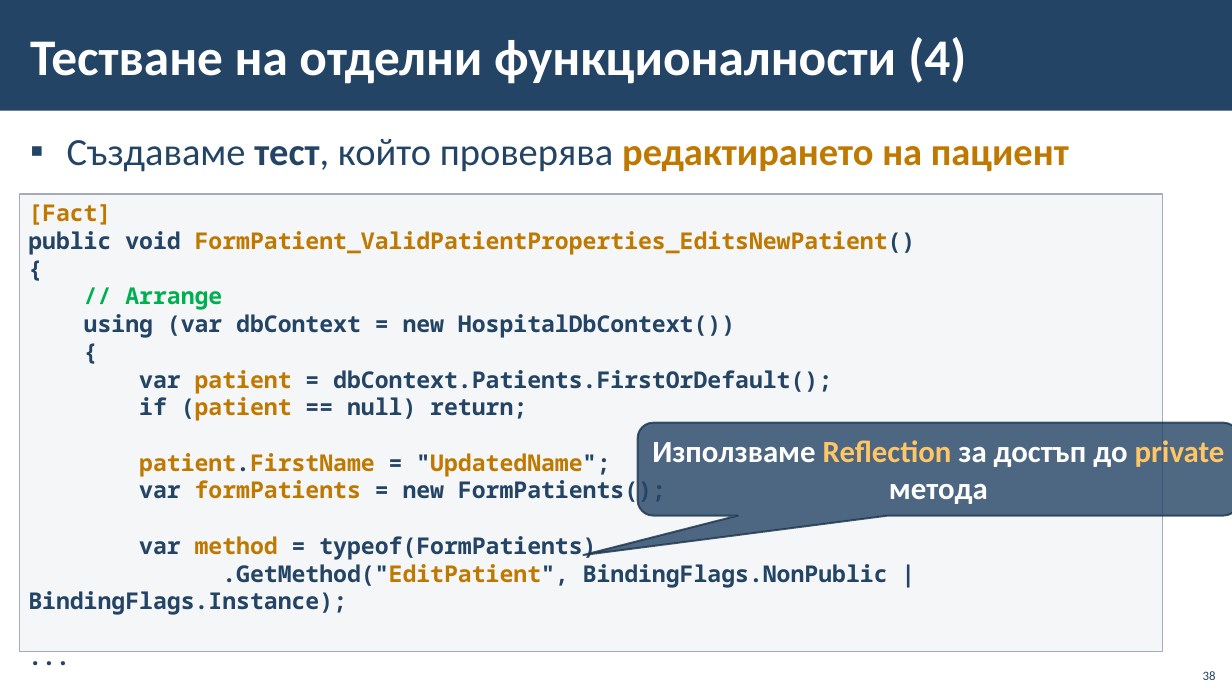
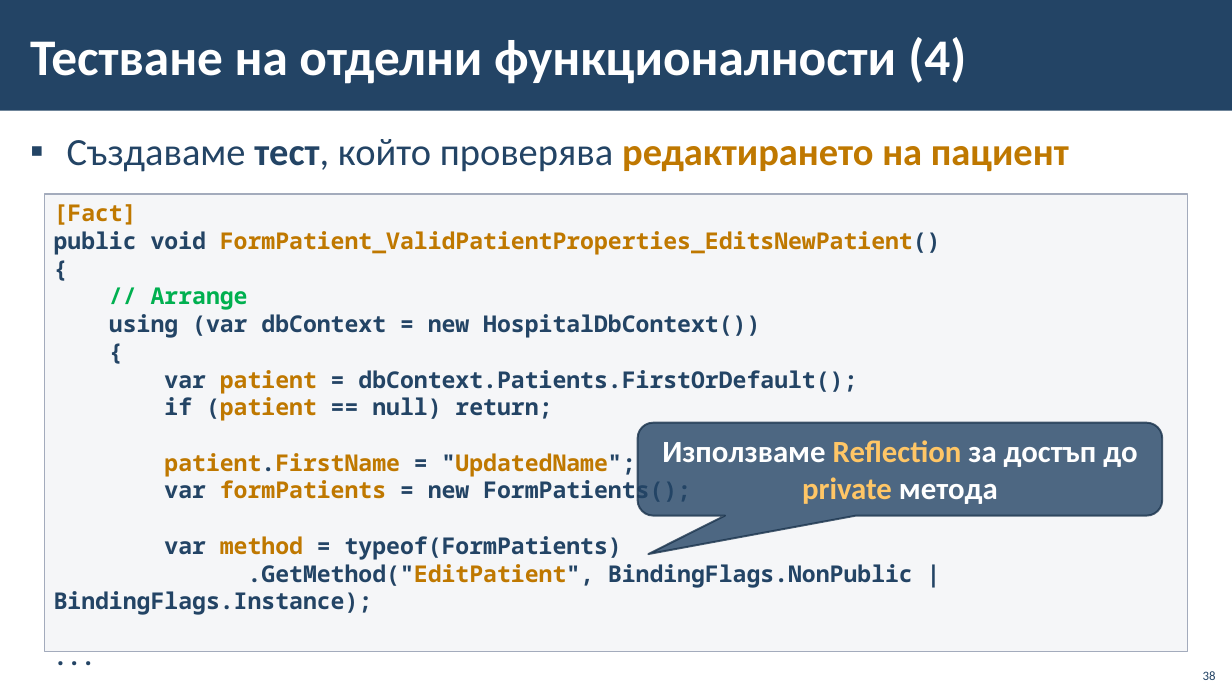
Before and after one commit to BG-IT-Edu/School-Programming, a slide deck: slide 38 of Courses/Software-Sciences/Module-4-Information-Systems-New/13-Information-System-Testing/13-Information-System-Testing.pptx. Drawn at 1232x693 pixels with LibreOffice and Linux fonts; fonts in the diff are those of the drawing; background and template pictures are left out. Boxes give left, top, right and bottom in pixels: in the first picture for what was removed or moved away, otherwise in the second. Text is boxed around its words. In the diff, an @@ line names an element or a change of style, - is before the commit and + after.

```diff
--- a/Courses/Software-Sciences/Module-4-Information-Systems-New/13-Information-System-Testing/13-Information-System-Testing.pptx
+++ b/Courses/Software-Sciences/Module-4-Information-Systems-New/13-Information-System-Testing/13-Information-System-Testing.pptx
@@ rectangle "[Fact]": place and size @@
-rectangle "[Fact]" at bbox=[19, 194, 1163, 652]
+rectangle "[Fact]" at bbox=[44, 194, 1188, 652]
@@ rounded speech box "Използваме Reflection за достъп до ...": place and size @@
-rounded speech box "Използваме Reflection за достъп до ..." at bbox=[638, 422, 1232, 516]
+rounded speech box "Използваме Reflection за достъп до ..." at bbox=[638, 422, 1163, 516]
@@ rounded speech box "Използваме Reflection за достъп до ..." at bbox=[638, 422, 1163, 516]: proportions changed @@
```
Also in this commit, not shown: 8 other slides changed.
